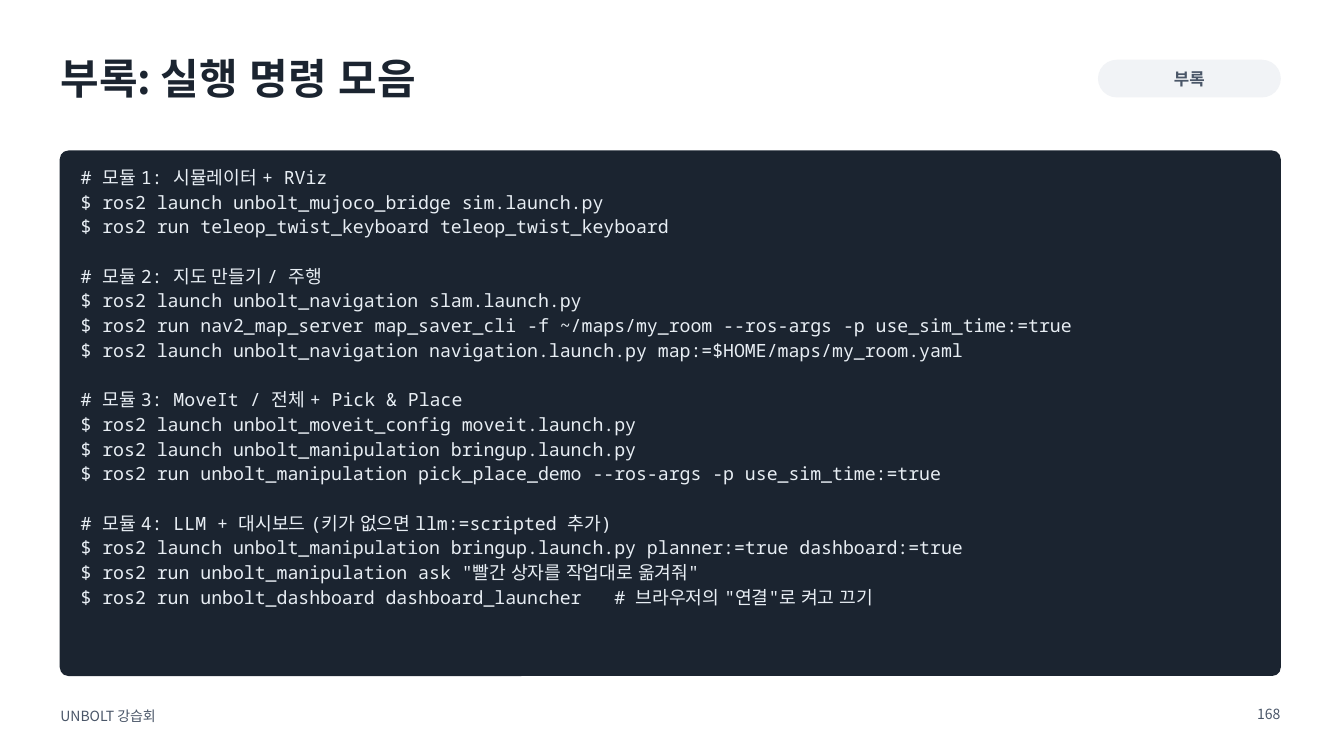
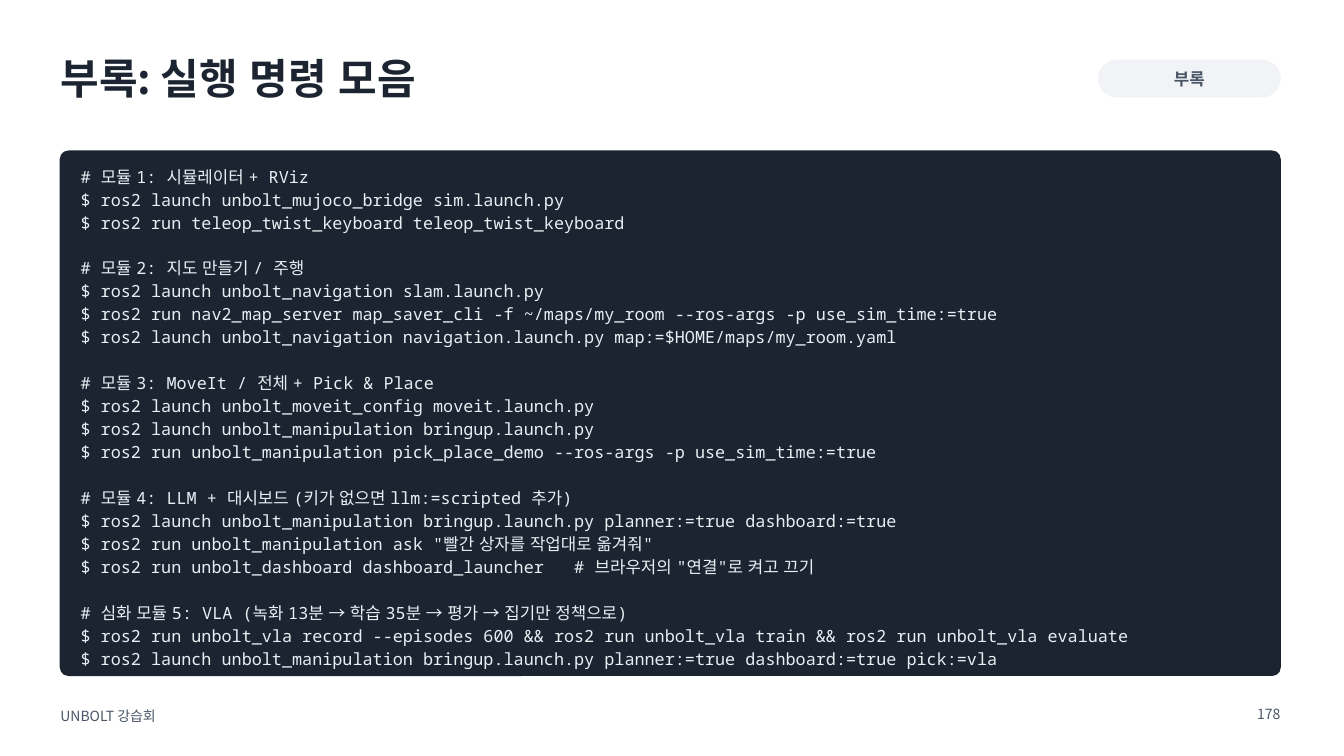
Before and after one commit to sejiny3/AIRLAB, a slide deck: slide 178 of workshop/slides/UNBOLT_workshop.pptx (slide 168 before the commit). Drawn at 1344x756 pixels with LibreOffice and Linux fonts; fonts in the diff are those of the drawing. Boxes give left, top, right and bottom in pixels: in the first picture for what was removed or moved away, otherwise in the second. Text is boxed around its words. In the diff, an @@ line names an element or a change of style, - is before the commit and + after.

```diff
--- a/workshop/slides/UNBOLT_workshop.pptx
+++ b/workshop/slides/UNBOLT_workshop.pptx
@@ text at [101,169,997,576]: size 13 to 12 pt in "# 모듈 1: 시뮬레이터 + RViz", "$ ros2 launch unbolt_mujoco_bridge sim.launch.py", "$ ros2 run teleop_twist_keyboard teleop_twist_keyboard", "# 모듈 2: 지도 만들기 / 주행" and 11 more places @@
@@ text at [101,605,1129,669]: paragraphs added @@
+# 심화 모듈 5: VLA (녹화 13분 → 학습 35분 → 평가 → 집기만 정책으로)
+$ ros2 run unbolt_vla record --episodes 600 && ros2 run unbolt_vla train && ros2 run unbolt_vla evaluate
+$ ros2 launch unbolt_manipulation bringup.launch.py planner:=true dashboard:=true pick:=vla
@@ page number at [1257,708,1280,719]: text changed @@
-168
+178
```
Also in this commit, not shown: 5 other slides changed, 10 slides added, 10 other files.
